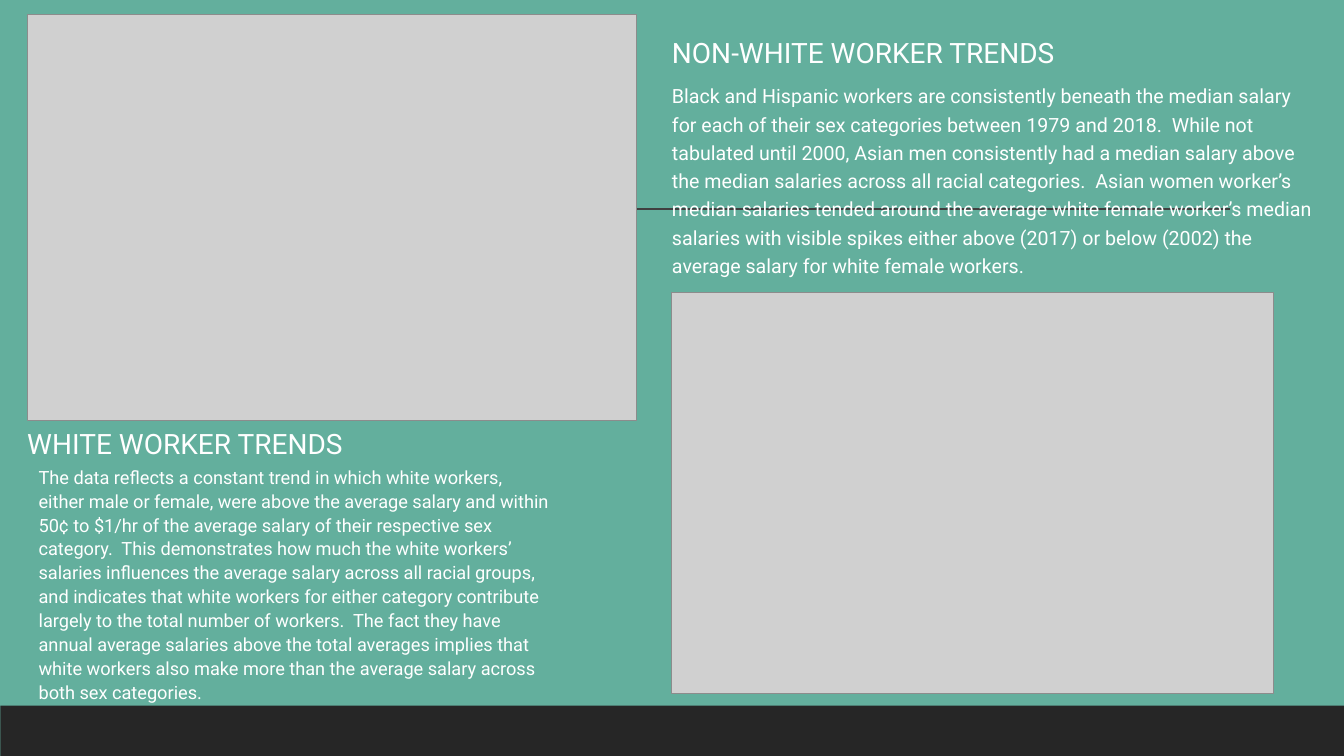
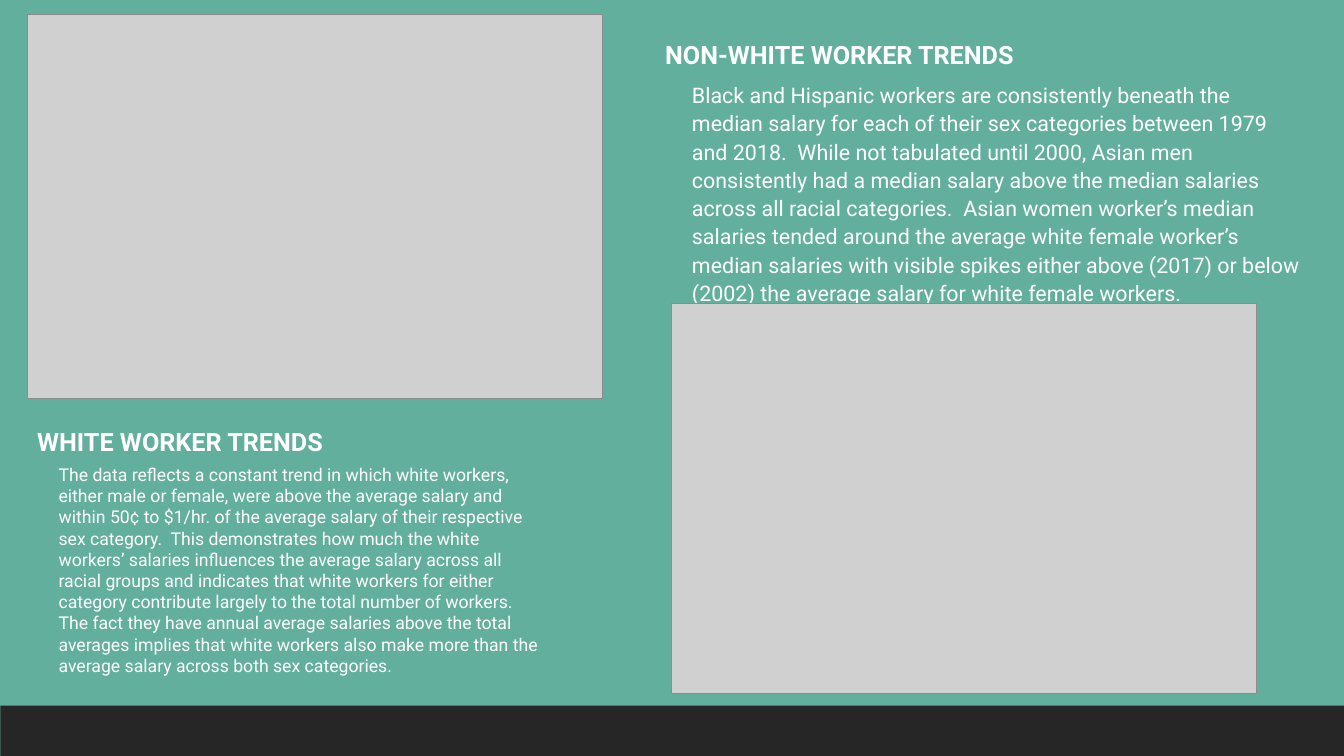
Before and after one commit to euphoniey/Project_1-team-2, a slide deck: slide 10 of Employment statistics REVA - Team 2 (1).pptx (slide 9 before the commit). Drawn at 1344x756 pixels with LibreOffice and Linux fonts; fonts in the diff are those of the drawing; grey boxes stand for pictures. Boxes give left, top, right and bottom in pixels: in the first picture for what was removed or moved away, otherwise in the second. Text is boxed around its words. In the diff, an @@ line names an element or a change of style, - is before the commit and + after.

```diff
--- a/Employment statistics REVA - Team 2 (1).pptx
+++ b/Employment statistics REVA - Team 2 (1).pptx
@@ picture: place and size @@
-picture at [27,14,636,420]
+picture at [27,14,603,398]
@@ text "NON-WHITE WORKER TRENDS": place and size @@
-text "NON-WHITE WORKER TRENDS" at [672,43,1054,63]
+text "NON-WHITE WORKER TRENDS" at [665,46,1013,64]
@@ text "NON-WHITE WORKER TRENDS" at [665,46,1013,64]: size 20 to 18 pt, bold on; bullet none to  ; line spacing 0.9 to 1.2; vertical alignment bottom to top @@
@@ text "Black and Hispanic workers are ..." at [692,87,1299,307]: size 14 to 15.3 pt; bullet none to  ; line spacing 1.2 to 1.1 @@
@@ line removed from (132, 210) to (1231, 210) @@
@@ picture: place and size @@
-picture at [673,292,1274,694]
+picture at [673,303,1257,694]
@@ text "WHITE WORKER TRENDS": place and size @@
-text "WHITE WORKER TRENDS" at [27,434,343,454]
+text "WHITE WORKER TRENDS" at [37,433,322,451]
@@ text "WHITE WORKER TRENDS" at [37,433,322,451]: size 20 to 18 pt, bold on; line spacing 0.9 to 1.2; vertical alignment bottom to top @@
@@ text at [59,467,538,676]: text changed; size 12.9 to 12.6 pt @@
-The data reflects a constant trend in which white workers, either male or female, were above the average salary and within 50¢ to $1/hr of the average salary of their respective sex category. This demonstrates how much the white workers’ salaries influences the average salary across all racial groups, and indicates that white workers for either category contribute largely to the total number of workers. The fact they have annual average salaries above the total averages implies that white workers also make more than the average salary across both sex categories.
+  The data reflects a constant trend in which white workers, either male or female, were above the average salary and within 50¢ to $1/hr. of the average salary of their respective sex category. This demonstrates how much the white workers’ salaries influences the average salary across all racial groups and indicates that white workers for either category contribute largely to the total number of workers. The fact they have annual average salaries above the total averages implies that white workers also make more than the average salary across both sex categories.
```
Also in this commit, not shown: 7 other slides changed, 2 slides added, 1 other file.
